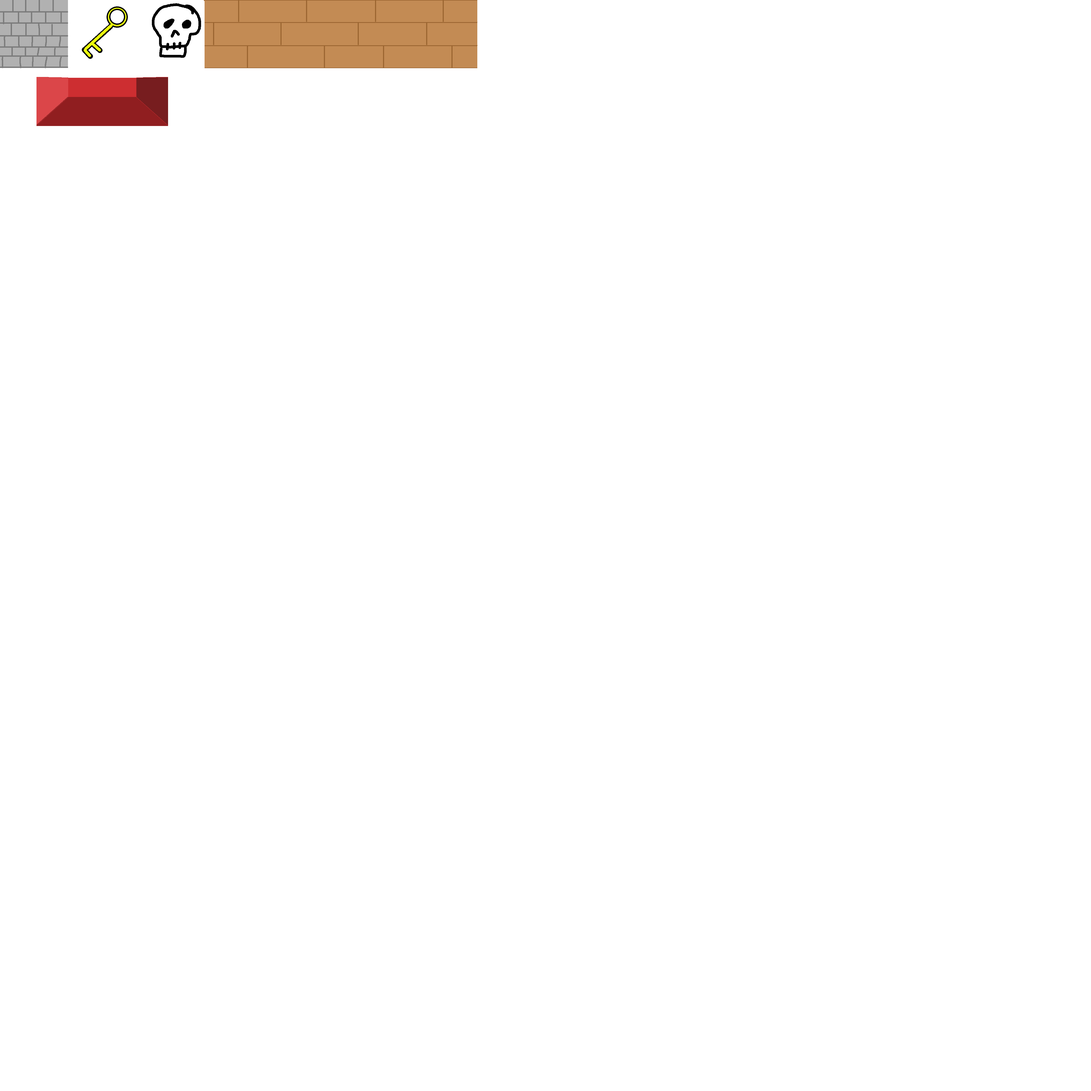
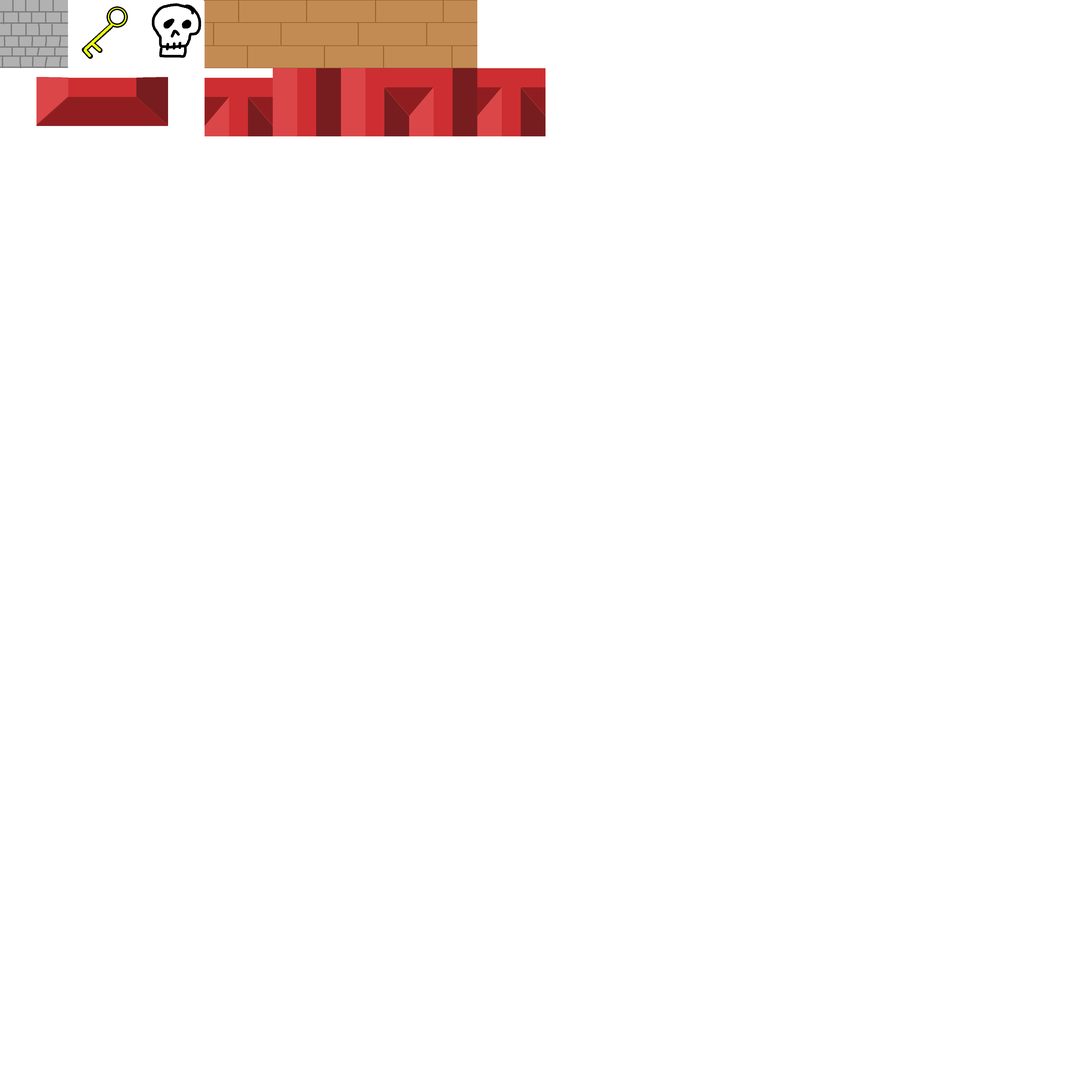
Two versions of the same layered image (1091 × 1091). Layer-by-layer changes:
renamed "Layer 4" to "Layer 10", painted on it over <box>204,68,546,205</box>
